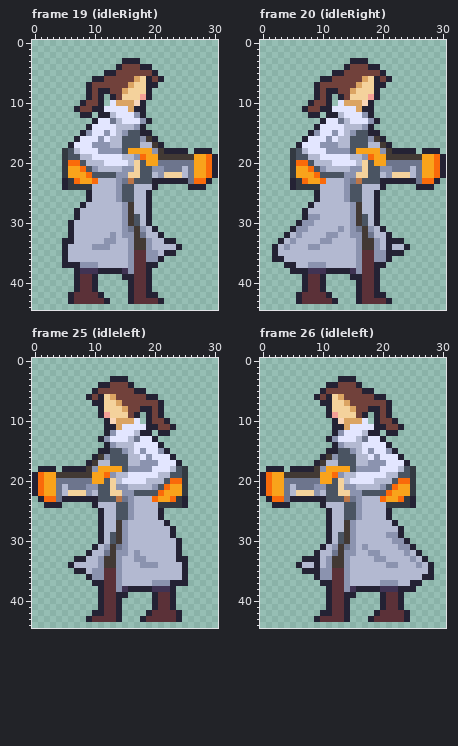
Edited in one commit: pixel-art file (rawAssets/animations/Flipside_Player_Model_AllAnims_Cropped.aseprite). Above: the version before the commit.
31x45 pixels, 34 frames. Shown: frame 19 (idleRight), frame 20 (idleRight), frame 25 (idleleft), frame 26 (idleleft).
Now the later version:
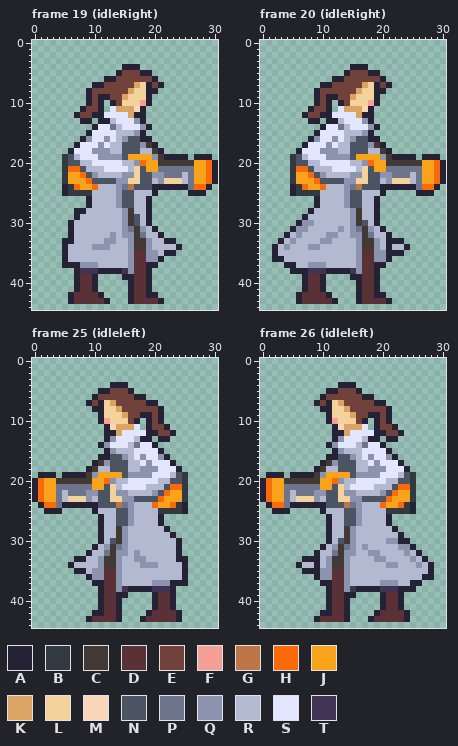
Palette (. is transparent): A #242234  B #333941  C #423934  D #5b3138  E #71413b  F #f5a097  G #bb7547  H #fa6a0a  J #f9a31b  K #dba463  L #f4d29c  M #fad6b8  N #4a5462  P #6d758d  Q #8b93af  R #b3b9d1  S #e3e6ff  T #403353
The edit:
Frame 19 (idleRight):
y 3: x 15..17 AAA -> ...
y 4: x 14..19 AEEEAA -> .AAA..
y 5: x 12..14 AAE -> ..A; x 18..20 EEA -> AA.
y 6: x 10..13 AAEE -> ..AA; x 17..21 KLAEA -> EEEA.
y 7: x 9..11 AEE -> .AA; x 16..17 KL -> EK; x 20..21 A. -> EA
y 8: x 11..12 AA -> EE; x 15..16 KL -> EK; x 20 . -> A
y 9: x 12..13 .A -> AE; x 15 L -> K; x 18 F -> L
y 10: x 8..9 AE -> .A; x 13..19 SKKKMA. -> AELLLFA
y 11: x 7..8 AE -> .A; x 10 A -> E; x 12 S -> .; x 14..15 SS -> KK; x 17 A -> M
y 12: x 7..10 .AA. -> AEEA; x 12..13 AR -> SS; x 16..17 SQ -> KA
y 13: x 8..14 ..ASSPR -> AA.AARS; x 17..19 SQA -> QA.
y 14: x 9..10 AS -> .A; x 13 S -> P; x 15..19 RRQA. -> SSSQA
y 15: x 8..9 AQ -> .A; x 12 Q -> S; x 15..17 QNN -> RRQ; x 19 A -> .
y 16: x 7..9 ASS -> .AQ; x 11..13 QSR -> SQS; x 15 N -> Q; x 18..20 QCA -> AA.
y 17: x 6..7 AS -> .A; x 10 Q -> S; x 12 Q -> S; x 18..21 RRCA -> QCA.
y 18: x 5..7 BNR -> .AS; x 10 S -> Q; x 13..14 QQ -> RR; x 16..25 JJJJQCAAAA -> NNRRCA....; x 27..29 AAA -> ...
y 19: x 7..9 NRR -> RSS; x 11..18 SSSSRRQH -> QQQQNJJJ; x 20 J -> Q; x 22..30 CCCCCJJHA -> AAAA.AAA.
y 20: x 6..8 HHN -> NNR; x 10..11 RR -> SS; x 15 S -> R; x 17..18 LN -> QH; x 21..26 PPPPPP -> CCCCCC
y 21: x 6..10 JJHNQ -> HHNRR; x 12..16 RRRQQ -> SSSSR; x 19..21 NQQ -> JJP; x 25 R -> P
y 22: x 8..14 JHNNNNQ -> HNQRRRR; x 16 L -> Q; x 20 R -> Q; x 22..24 LLL -> PPP
y 23: x 5..7 ABH -> BJJ; x 9..13 JHRRR -> HNNNN; x 15..17 PGN -> QLL; x 20..25 AAAAAA -> RQLLLR; x 27..30 HHA. -> JJHA
y 24: x 7..10 BBBR -> HJJH; x 15..19 NNRRR -> PGNNN; x 21..29 .....AAA. -> AAAAAPHHA
y 25: x 5..9 ....A -> ABBBB; x 19..20 A. -> RA; x 26..28 ... -> AAA
y 27: x 8..9 AR -> .A; x 14..16 RQC -> QNN
y 28: x 8 R -> A
Frame 20 (idleRight):
y 3: x 15..17 AAA -> ...
y 4: x 14..19 AEEEAA -> .AAA..
y 5: x 12..14 AAE -> ..A; x 18..20 EEA -> AA.
y 6: x 10..13 AAEE -> ..AA; x 17..21 KLAEA -> EEEA.
y 7: x 9..11 AEE -> .AA; x 16..17 KL -> EK; x 20..21 A. -> EA
y 8: x 11..12 AA -> EE; x 15..16 KL -> EK; x 20 . -> A
y 9: x 12..13 .A -> AE; x 15 L -> K; x 18 F -> L
y 10: x 8..9 AE -> .A; x 13..19 SKKKMA. -> AELLLFA
y 11: x 7..8 AE -> .A; x 10 A -> E; x 12 S -> .; x 14..15 SS -> KK; x 17 A -> M
y 12: x 7..10 .AA. -> AEEA; x 12..13 AR -> SS; x 16..17 SQ -> KA
y 13: x 8..14 ..ASSPR -> AA.AARS; x 17..19 SQA -> QA.
y 14: x 9..10 AS -> .A; x 13 S -> P; x 15..19 RRQA. -> SSSQA
y 15: x 8..9 AQ -> .A; x 12 Q -> S; x 15..17 QNN -> RRQ; x 19 A -> .
y 16: x 7..9 ASS -> .AQ; x 11..13 QSR -> SQS; x 15 N -> Q; x 18..20 QCA -> AA.
y 17: x 6..7 AS -> .A; x 10 Q -> S; x 12 Q -> S; x 18..21 RRCA -> QCA.
y 18: x 5..7 BNR -> .AS; x 10 S -> Q; x 13..14 QQ -> RR; x 16..25 JJJJQCAAAA -> NNRRCA....; x 27..29 AAA -> ...
y 19: x 7..9 NRR -> RSS; x 11..18 SSSSRRQH -> QQQQNJJJ; x 20 J -> Q; x 22..30 CCCCCJJHA -> AAAA.AAA.
y 20: x 6..8 HHN -> NNR; x 10..11 RR -> SS; x 15 S -> R; x 17..18 LN -> QH; x 21..26 PPPPPP -> CCCCCC
y 21: x 6..10 JJHNQ -> HHNRR; x 12..16 RRRQQ -> SSSSR; x 19..21 NQQ -> JJP; x 25 R -> P
y 22: x 8..14 JHNNNNQ -> HNQRRRR; x 16 L -> Q; x 20 R -> Q; x 22..24 LLL -> PPP
y 23: x 5..7 ABH -> BJJ; x 9..13 JHRRR -> HNNNN; x 15..17 PGN -> QLL; x 20..25 AAAAAA -> RQLLLR; x 27..30 HHA. -> JJHA
y 24: x 7..10 BBBR -> HJJH; x 15..19 NNRRR -> PGNNN; x 21..29 .....AAA. -> AAAAAPHHA
y 25: x 5..9 ....A -> ABBBB; x 19..20 A. -> RA; x 26..28 ... -> AAA
y 27: x 8..9 AR -> .A; x 14..16 RQC -> QNN
y 28: x 7..8 AR -> .A
y 29: x 8..9 QQ -> RR; x 17 N -> R
Frame 25 (idleleft):
y 3: x 13..15 AAA -> ...
y 4: x 11..16 AAEEEA -> ..AAA.
y 5: x 10..12 AEE -> .AA; x 16..18 EAA -> A..
y 6: x 9..13 AEALK -> .AEEE; x 17..20 EEAA -> AA..
y 7: x 9..10 .A -> AE; x 13..14 LK -> KE; x 19..21 EEA -> AA.
y 8: x 10 . -> A; x 14..15 LK -> KE; x 18..19 AA -> EE
y 9: x 12 F -> L; x 15 L -> K; x 17..18 A. -> EA
y 10: x 11..17 .AMKKKS -> AFLLLEA; x 21..22 EA -> A.
y 11: x 13 A -> M; x 15..16 SS -> KK; x 18 S -> .; x 20 A -> E; x 22..23 EA -> A.
y 12: x 13..14 QS -> AK; x 17..18 RA -> SS; x 20..23 .AA. -> AEEA
y 13: x 11..13 AQS -> .AQ; x 16..22 RPSSA.. -> SRAA.AA
y 14: x 11..15 .AQRR -> AQSSS; x 17 S -> P; x 20..21 SA -> A.
y 15: x 11 A -> .; x 13..15 NNQ -> QRR; x 18 Q -> S; x 21..22 QA -> A.
y 16: x 10..12 ACQ -> .AA; x 15 N -> Q; x 17..19 RSQ -> SQS; x 21..23 SSA -> QA.
y 17: x 9..12 ACRR -> .ACQ; x 18 Q -> S; x 20 Q -> S; x 23..24 SA -> A.
y 18: x 1..3 AAA -> ...; x 5..14 AAAACQJJJJ -> ....ACRRNN; x 16..17 QQ -> RR; x 20 S -> Q; x 23..25 RNB -> SA.
y 19: x 0..8 AHJJCCCCC -> .AAA.AAAA; x 10 J -> Q; x 12..19 HQRRSSSS -> JJJNQQQQ; x 21..23 RRN -> SSR
y 20: x 4..9 PPPPPP -> CCCCCC; x 12..13 NL -> HQ; x 15 S -> R; x 19..20 RR -> SS; x 22..24 NHH -> RNN
y 21: x 5 R -> P; x 9..11 QQN -> PJJ; x 14..18 QQRRR -> RSSSS; x 20..24 QNHJJ -> RRNHH
y 22: x 6..8 LLL -> PPP; x 10 R -> Q; x 14 L -> Q; x 16..22 QNNNNHJ -> RRRRQNH
y 23: x 0..3 .AHH -> AHJJ; x 5..10 AAAAAA -> RLLLQR; x 13..15 NGP -> LLQ; x 17..21 RRRHJ -> NNNNH; x 23..25 HBA -> JJB
y 24: x 1..9 .AAA..... -> AHHPAAAAA; x 11..15 RRRNN -> NNNGP; x 20..23 RBBB -> HJJH
y 25: x 2..4 ... -> AAA; x 10..11 .A -> AR; x 21..25 A.... -> BBBBA
y 27: x 14..16 CQR -> NNQ; x 21..22 RA -> A.
y 28: x 22..23 RA -> A.
y 29: x 13 N -> R
Frame 26 (idleleft):
y 3: x 13..15 AAA -> ...
y 4: x 11..16 AAEEEA -> ..AAA.
y 5: x 10..12 AEE -> .AA; x 16..18 EAA -> A..
y 6: x 9..13 AEALK -> .AEEE; x 17..20 EEAA -> AA..
y 7: x 9..10 .A -> AE; x 13..14 LK -> KE; x 19..21 EEA -> AA.
y 8: x 10 . -> A; x 14..15 LK -> KE; x 18..19 AA -> EE
y 9: x 12 F -> L; x 15 L -> K; x 17..18 A. -> EA
y 10: x 11..17 .AMKKKS -> AFLLLEA; x 21..22 EA -> A.
y 11: x 13 A -> M; x 15..16 SS -> KK; x 18 S -> .; x 20 A -> E; x 22..23 EA -> A.
y 12: x 13..14 QS -> AK; x 17..18 RA -> SS; x 20..23 .AA. -> AEEA
y 13: x 11..13 AQS -> .AQ; x 16..22 RPSSA.. -> SRAA.AA
y 14: x 11..15 .AQRR -> AQSSS; x 17 S -> P; x 20..21 SA -> A.
y 15: x 11 A -> .; x 13..15 NNQ -> QRR; x 18 Q -> S; x 21..22 QA -> A.
y 16: x 10..12 ACQ -> .AA; x 15 N -> Q; x 17..19 RSQ -> SQS; x 21..23 SSA -> QA.
y 17: x 9..12 ACRR -> .ACQ; x 18 Q -> S; x 20 Q -> S; x 23..24 SA -> A.
y 18: x 1..3 AAA -> ...; x 5..14 AAAACQJJJJ -> ....ACRRNN; x 16..17 QQ -> RR; x 20 S -> Q; x 23..25 RNB -> SA.
y 19: x 0..8 AHJJCCCCC -> .AAA.AAAA; x 10 J -> Q; x 12..19 HQRRSSSS -> JJJNQQQQ; x 21..23 RRN -> SSR
y 20: x 4..9 PPPPPP -> CCCCCC; x 12..13 NL -> HQ; x 15 S -> R; x 19..20 RR -> SS; x 22..24 NHH -> RNN
y 21: x 5 R -> P; x 9..11 QQN -> PJJ; x 14..18 QQRRR -> RSSSS; x 20..24 QNHJJ -> RRNHH
y 22: x 6..8 LLL -> PPP; x 10 R -> Q; x 14 L -> Q; x 16..22 QNNNNHJ -> RRRRQNH
y 23: x 0..3 .AHH -> AHJJ; x 5..10 AAAAAA -> RLLLQR; x 13..15 NGP -> LLQ; x 17..21 RRRHJ -> NNNNH; x 23..25 HBA -> JJB
y 24: x 1..9 .AAA..... -> AHHPAAAAA; x 11..15 RRRNN -> NNNGP; x 20..23 RBBB -> HJJH
y 25: x 2..4 ... -> AAA; x 10..11 .A -> AR; x 21..25 A.... -> BBBBA
y 27: x 14..16 CQR -> NNQ; x 21..22 RA -> A.
y 28: x 22..23 RA -> A.
y 29: x 13 N -> R; x 21..22 QQ -> RR
y 30: x 21 R -> Q; x 23 Q -> A
